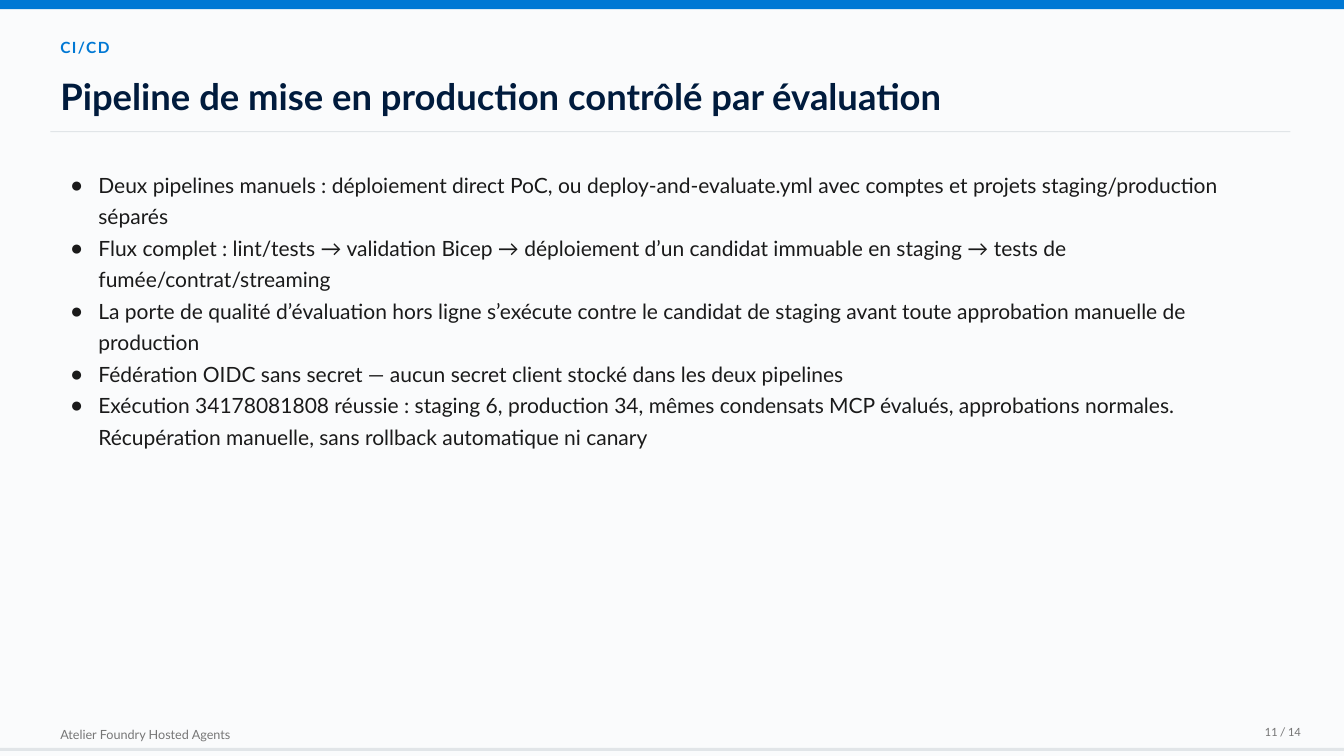
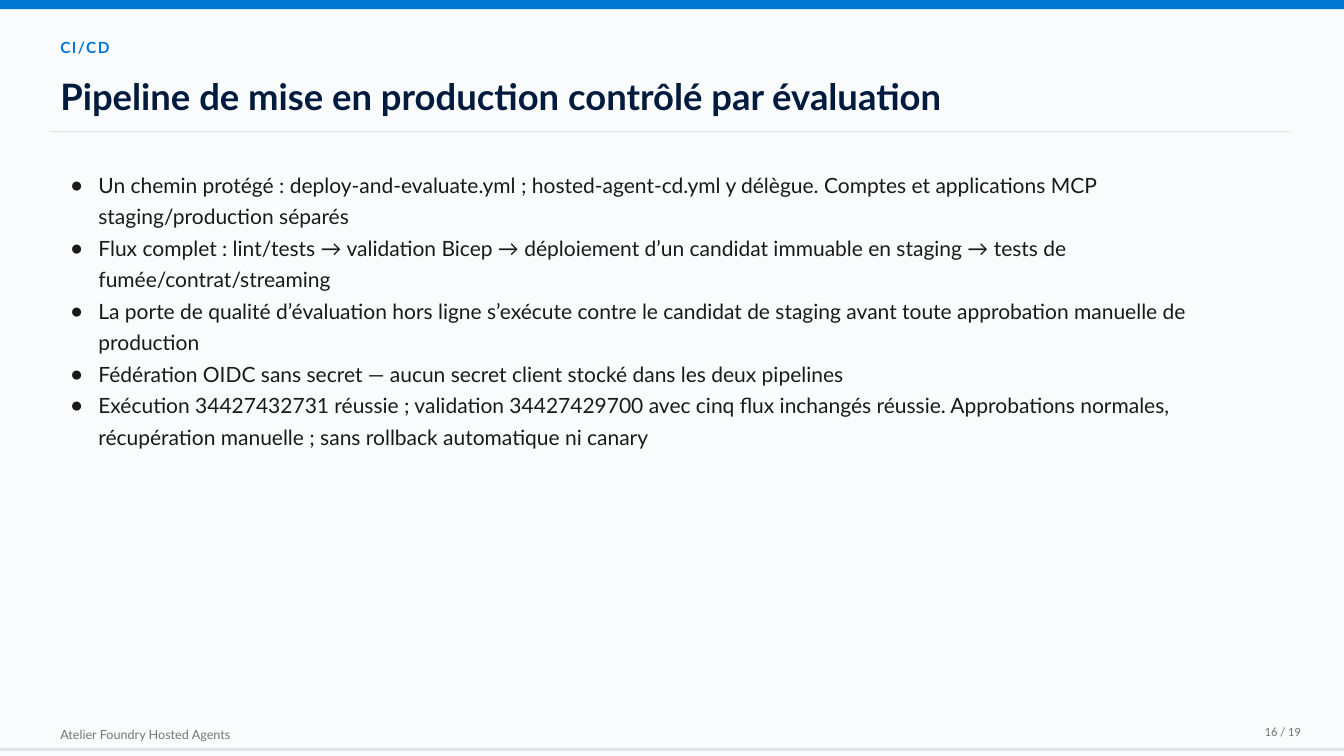
Before and after one commit to devopsabcs-engineering/foundry-hosted-agents, a slide deck: slide 16 of docs/assets/decks/foundry-hosted-agents-workshop-fr.pptx (slide 11 before the commit). Drawn at 1344x756 pixels with LibreOffice and Linux fonts; fonts in the diff are those of the drawing. Boxes give left, top, right and bottom in pixels: in the first picture for what was removed or moved away, otherwise in the second. Text is boxed around its words. In the diff, an @@ line names an element or a change of style, - is before the commit and + after.

```diff
--- a/docs/assets/decks/foundry-hosted-agents-workshop-fr.pptx
+++ b/docs/assets/decks/foundry-hosted-agents-workshop-fr.pptx
@@ text at (x1=98, y1=177, x2=1097, y2=228): text changed @@
-● Deux pipelines manuels : déploiement direct PoC, ou deploy-and-evaluate.yml avec comptes et projets staging/production séparés
+● Un chemin protégé : deploy-and-evaluate.yml ; hosted-agent-cd.yml y délègue. Comptes et applications MCP staging/production séparés
@@ text at (x1=98, y1=397, x2=1169, y2=449): text changed @@
-● Exécution 34178081808 réussie : staging 6, production 34, mêmes condensats MCP évalués, approbations normales. Récupération manuelle, sans rollback automatique ni canary
+● Exécution 34427432731 réussie ; validation 34427429700 avec cinq flux inchangés réussie. Approbations normales, récupération manuelle ; sans rollback automatique ni canary
@@ text at (x1=1265, y1=727, x2=1301, y2=736): text changed @@
-11 / 14
+16 / 19
```
Also in this commit, not shown: 13 other slides changed, 5 slides added, 13 other files.
